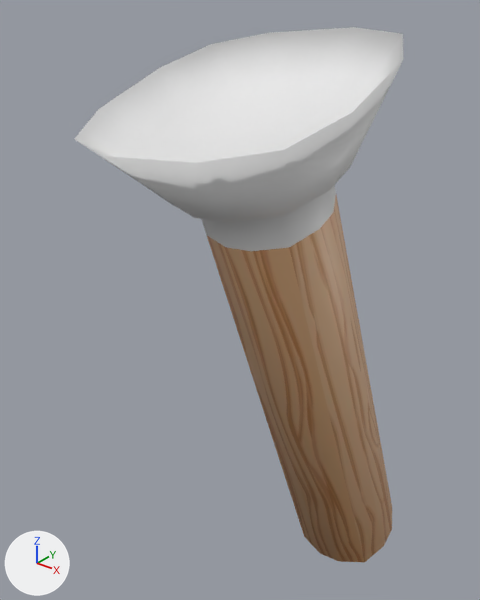
A saved change to the FBX model Assets/_ZB/Art/Torch/Torch.fbx.
Before and after are seen from a 50 mm lens placed at (-0.189, 0.561, 1.462), pointed at (-0.397, 0.821, 1.301). Lighting does not change. The marker at lower left points along +X, +Y and +Z. The older version comes first. Where no turn or scale is listed for an object, it has been applied to the vertices.
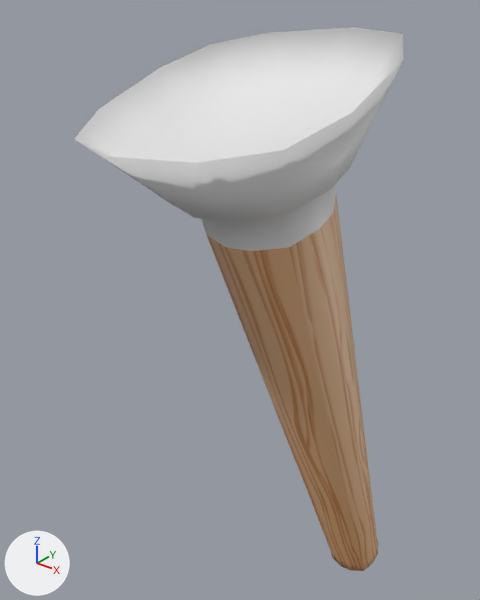
The newer file is also rescaled (x0.813), turned or shifted as a whole; pictures and numbers use the older file's frame.

Patch to the scene script:
```diff
--- a/Assets/_ZB/Art/Torch/Torch.fbx.py
+++ b/Assets/_ZB/Art/Torch/Torch.fbx.py
@@ me_cube_001 @@
 # used by ob_cube_015; location = (-0.3449, 0.9015, 1.0578)
 # verts and faces of me_cube_001; kept vertices keep their numbers, new ones are numbered from 72
 # before: 0 (-0.009, -0.048, 0.054) at pixel (320, 553), 1 (-0.033, -0.028, 0.058), 2 (-0.025, -0.043, 0.054) at pixel (304, 536), 6 (-0.034, -0.015, 0.062), 7 (-0.014, 0.008, 0.071)
 # before: 8 (-0.029, 0.001, 0.068), 12 (0.025, -0.025, 0.064) at pixel (383, 546), 13 (0.005, -0.047, 0.055) at pixel (338, 561), 14 (0.02, -0.04, 0.058) at pixel (364, 562), 18 (0.0, 0.009, 0.072)
 # before: 19 (0.024, -0.012, 0.068) at pixel (392, 529), 20 (0.016, 0.003, 0.072) at pixel (392, 507)
-me_cube_001.from_pydata(...)  # 72 vertices, 62 faces; spans x -0.09..0.039, y -0.176..0.009, z 0.054..0.384
+me_cube_001.from_pydata(...)  # 84 vertices, 74 faces; spans x -0.09..0.039, y -0.176..0.006, z 0.025..0.384
+# me_cube_001 part 1
+delete_faces([(0, 2, 1, 6, 8, 7, 18, 20, 19, 12, 14, 13)])
+verts[0] = (-0.005, -0.027, 0.031)  # moved, pixel (339, 560)
+verts[1] = (-0.018, -0.016, 0.034)  # moved
+verts[2] = (-0.014, -0.024, 0.031)  # moved, pixel (331, 552)
+verts[6] = (-0.019, -0.009, 0.036)  # moved
+verts[7] = (-0.008, 0.004, 0.04)  # moved
+verts[8] = (-0.016, 0.0, 0.039)  # moved
+verts[12] = (0.014, -0.014, 0.036)  # moved, pixel (372, 557)
+verts[13] = (0.002, -0.026, 0.032)  # moved, pixel (349, 565)
+verts[14] = (0.011, -0.022, 0.034)  # moved, pixel (362, 565)
+verts[18] = (0.0, 0.004, 0.041)  # moved
+verts[19] = (0.013, -0.007, 0.039)  # moved, pixel (376, 548)
+verts[20] = (0.009, 0.001, 0.041)  # moved, pixel (376, 536)
+for new, old in zip([*range(72, 78)], [0, 2, 8, 12, 18, 20]): verts[new] = verts[old] + (0.0, 0.002, -0.006)
+for new, old in zip([78, 79, 80], [6, 7, 19]): verts[new] = verts[old] + (0.001, 0.002, -0.006)
+verts[81] = (-0.018, -0.014, 0.027)
+verts[82] = (0.003, -0.025, 0.026)  # pixel (350, 570)
+verts[83] = (0.011, -0.021, 0.027)  # pixel (363, 570)
+faces += [(12, 75, 80, 19), (72, 73, 81, 78, 74, 79, 76, 77, 80, 75, 83, 82), (18, 20, 77, 76), (7, 79, 74, 8), (12, 14, 83, 75), (19, 80, 77, 20)]  # mat_material (picture img_clipboard_png)
+faces += [(13, 82, 83, 14), (0, 72, 82, 13), (1, 6, 78, 81), (0, 2, 73, 72), (1, 81, 73, 2), (7, 18, 76, 79)]  # mat_material (picture img_clipboard_png)
+faces += [(6, 8, 74, 78)]  # mat_material (picture img_clipboard_png)
 me_cube_001.materials.append(mat_material)
```

Where the change shows, as pixel boxes (x1, y1, x2, y2) in the pictures (480 x 600 px):
'Cube.015', reshaped
    before: (74, 27, 403, 562)
    after: (74, 27, 403, 571)
part 1 of me_cube_001, cut back
    before: (207, 196, 392, 562)
    after: (207, 197, 378, 571)
